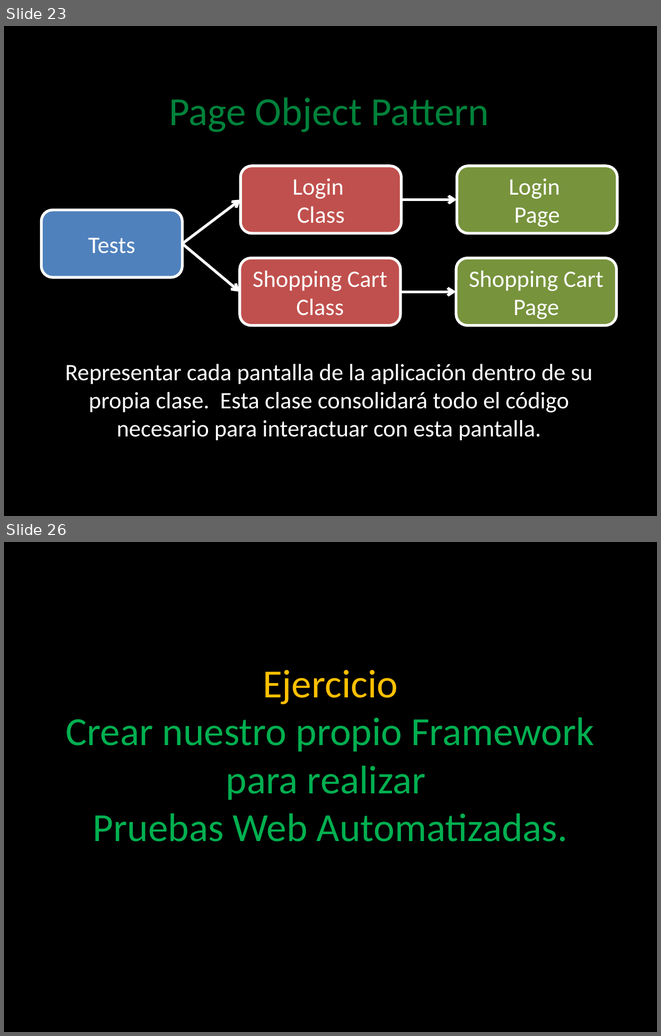
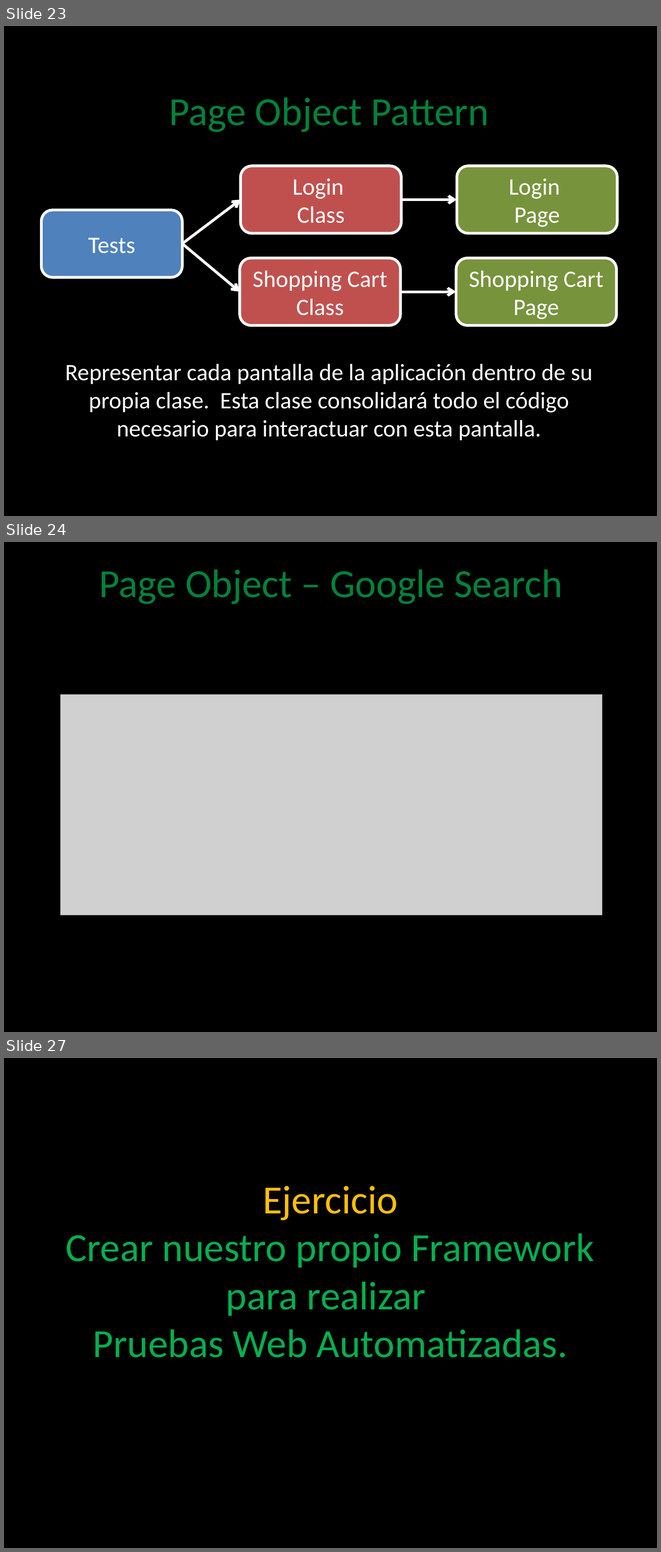
Before and after one commit to angelnunezsalazar/Test-Automation-NET, a slide deck: Diapositivas/5. Web Testing.pptx. Shown one above the other, each under a label of ours: slides 23 and 26 before the commit, slides 23, 24 and 27 after it; the slides between them are not shown. The pictures are 661x1036 and 661x1552 pixels, drawn with LibreOffice and Linux fonts; fonts in the diff are those of the drawing; grey boxes stand for pictures; background and template pictures are left out. Boxes give left, top, right and bottom in pixels: in the first picture for what was removed or moved away, otherwise in the second. Text is boxed around its words. In the diff, an @@ line names an element or a change of style, - is before the commit and + after.

```diff
--- a/Diapositivas/5. Web Testing.pptx
+++ b/Diapositivas/5. Web Testing.pptx
@@ slide 24 added at bbox=[4, 542, 657, 1032], background picture (left out) @@
@@ title added at bbox=[99, 570, 562, 604], 44 pt, text #00823B @@
+Page Object – Google Search
@@ picture added at bbox=[60, 694, 601, 915] @@
@@ what was slide 26 is now slide 27 @@
```
Also in this commit, not shown: 2 slides changed, 18 other files.
